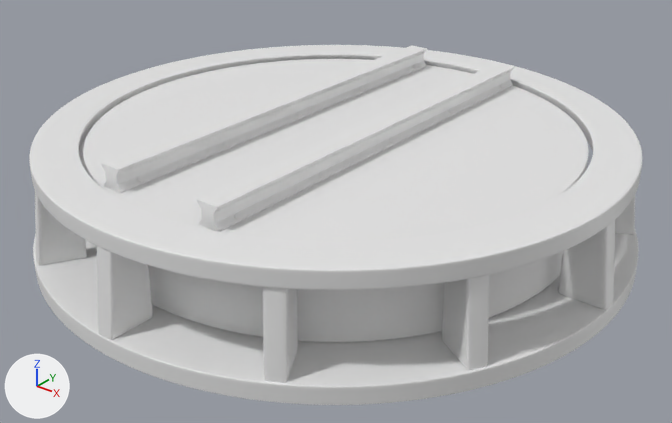
Before and after pictures for a commit that changed the Blender file canon.blend.
The view is the same before and after, from a camera (50 mm lens) standing at (11.66, -14.57, 5.4) and looking at (0.39, -0.49, -3.34). Every picture has the same lights, and +X, +Y and +Z are marked at lower left.
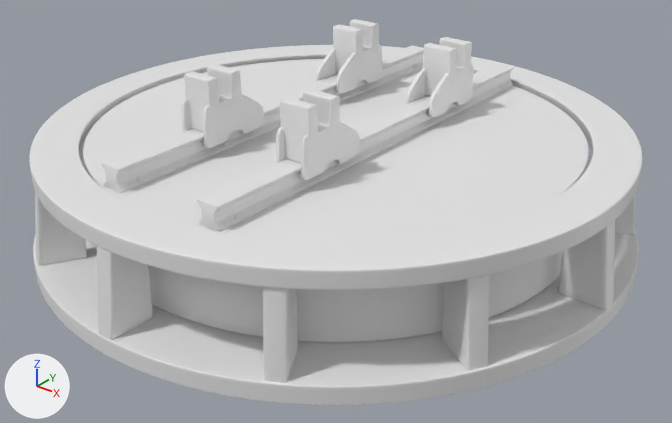
Location of each change, (x1, y1, x2, y2) in pixels of the pictures (672 x 423 px):
'Cube.017', added: after (276, 89, 360, 181)
'Cube.014', added: after (181, 64, 264, 148)
'Cube.016', added: after (406, 37, 473, 117)
'Cube.015', added: after (316, 19, 382, 94)

Patch to the scene script:
```diff
--- a/canon.blend.py
+++ b/canon.blend.py
@@ me_cube_008 @@
+me_cube_008.from_pydata(...)  # 536 vertices, 529 faces; spans x -1.0..1.0, y -1.2..1.0, z -1.84..2.72
@@ ob_cube_014 @@
+ob_cube_014 = bpy.data.objects.new('Cube.014', me_cube_008)
+ob_cube_014.location = (-1.25, -2.0, -0.92)
+ob_cube_014.scale = (0.345, 0.75, 0.3)
+_m = ob_cube_014.modifiers.new('Subsurf', 'SUBSURF')
+_m.levels = 4
@@ ob_cube_015 @@
+ob_cube_015 = bpy.data.objects.new('Cube.015', me_cube_008.copy())
+ob_cube_015.location = (-1.25, 2.0, -0.92)
+ob_cube_015.rotation_euler = (0.0, 0.0, 3.142)  # degrees (0, 0, 180)
+ob_cube_015.scale = (0.345, 0.75, 0.3)
+_m = ob_cube_015.modifiers.new('Subsurf', 'SUBSURF')
+_m.levels = 4
@@ ob_cube_016 @@
+ob_cube_016 = bpy.data.objects.new('Cube.016', me_cube_008.copy())
+ob_cube_016.location = (1.25, 2.0, -0.92)
+ob_cube_016.rotation_euler = (0.0, 0.0, 3.142)  # degrees (0, 0, 180)
+ob_cube_016.scale = (0.345, 0.75, 0.3)
+_m = ob_cube_016.modifiers.new('Subsurf', 'SUBSURF')
+_m.levels = 4
@@ ob_cube_017 @@
+ob_cube_017 = bpy.data.objects.new('Cube.017', me_cube_008.copy())
+ob_cube_017.location = (1.25, -2.0, -0.92)
+ob_cube_017.scale = (0.345, 0.75, 0.3)
+_m = ob_cube_017.modifiers.new('Subsurf', 'SUBSURF')
+_m.levels = 4
```
